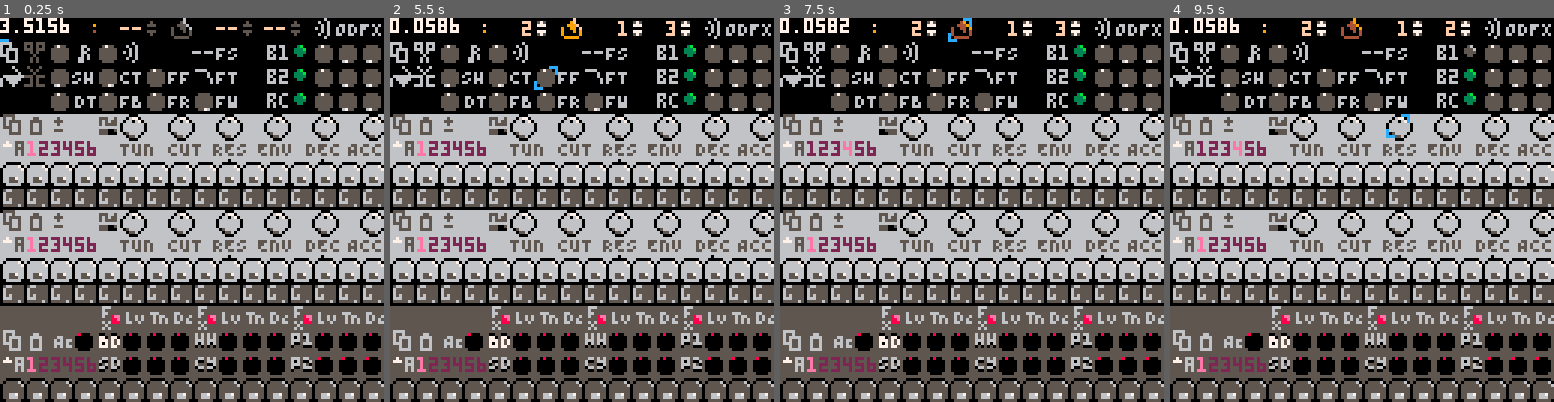
Above: before the commit, frames 1-4 (left to right).
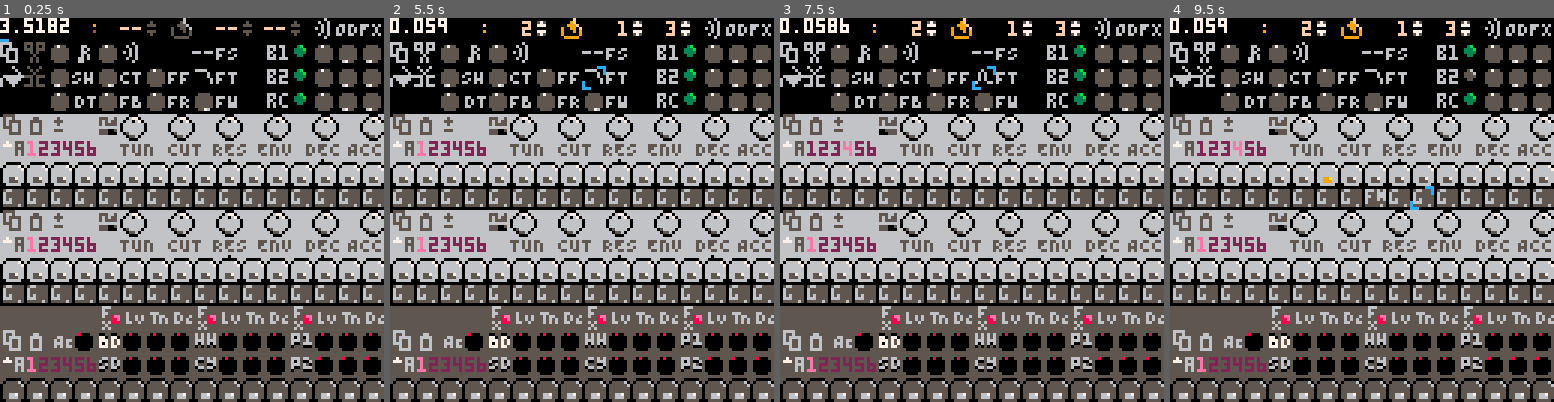
Above: after the commit, the same moments.

Repository: luchak/rp8
Game: PICO-8 cartridge pb-0x.p8
Same seed, same stepped clock (60 frames per second), same inputs: the game is played once before the commit and once after it.
Inputs:
- Up to frame 1 (0.25 s): no input
- Up to frame 2 (5.5 s): tap X (X key) at 0.33, 1.07, 1.85, 2.97, 4.08, 5.2 s; tap O (Z key) at 0.7, 1.7, 2.1, 2.5, 2.9, 3.3, 3.7, 4.1, 4.5, 4.9, 5.3 s; hold Right 1.6-2.1 s; hold Up 2.15-2.42 s; hold Right 2.47-3.03 s; hold Left 3.08-3.58 s; hold Down 3.63-3.97 s; hold Right 4.02-4.68 s; hold Up 4.73-5.03 s; hold Left from 5.08 s (still down)
- Up to frame 3 (7.5 s): release Left at 5.68 s; tap O (Z key) every 0.4 s from 5.7 to 7.3 s; hold Down 5.73-6.03 s; hold Right 6.08-6.58 s; tap X (X key) at 6.32, 7.43 s; hold Right 6.63-7.13 s; hold Up 7.18-7.45 s
- Up to frame 4 (9.5 s): hold Right 7.5-8.07 s; tap O (Z key) every 0.4 s from 7.7 to 9.3 s; hold Left 8.12-8.62 s; tap X (X key) at 8.55 s; hold Down 8.67-9 s; hold Right from 9.05 s (still down)

The runs differ from the first frame. In frame 1, less than 0.1% of the frame differs, in the area x 12-18%, y 0-4%; in frame 2, 0.2%; in frame 3, 0.4%; in frame 4, 0.6%, in the area x 12-80%, y 0-50%.

Commit message:
LP/BP control, some maybe-bad SVF tweaks

Diff:
--- a/pb-0x.p8
+++ b/pb-0x.p8
@@ -642,45 +642,49 @@
   gc=0.2,
   wet=1,
   fe=0,
+  bp=0,
   note=function(self,patch)
    --local q=1/(2*(1-res))
    --self.rc=1/(2*q)
-   local r
-   self.gc,r,self.wet=unpack_patch(patch,61,63)
+   -- configurable decay?
+   local r,bp
+   bp,self.gc,r,self.wet=unpack_patch(patch,60,63)
    self.rc=1-(r*0.98)
-   --self.fe=1
+   --self.fe=0.6
+   self.bp=(bp&0x0.02>0 and 1) or 0
   end,
   update=function(self,b,first,last)
-   local z1,z2,rc,gc,wet,fe=
+   local z1,z2,rc,gc,wet,fe,is_bp=
     self.z1,
     self.z2,
     self.rc,
     self.gc,
     self.wet,
-    self.fe
+    self.fe,
+    self.bp
    for i=first,last do
-    gc=min((self.gc+0x0.02+fe*0.6),1)*0.5
+    gc=min((self.gc+0x0.02+fe),1)*0.5
     local rrpg=2*rc+gc
     local hpn=1+gc*rrpg
     local inp=b[i]
-    local hp=(inp-rrpg*z1-z2)/hpn
-    local bp=hp*gc+z1
+    local hpgc=gc*(inp-rrpg*z1-z2)/hpn
+    local bp=hpgc+z1
     local lp=bp*gc+z2
-    z1=gc*hp+bp
-    z2=gc*bp+lp
+    z1=hpgc+bp
+    z2=bp*gc+lp
 
     -- why does this sound so
     -- much better oversampled??
     -- is it just that there's
     -- no frequency warping, or
     -- something else?
-    hp=(inp-rrpg*z1-z2)/hpn
-    bp=hp*gc+z1
+    hpgc=gc*(inp-rrpg*z1-z2)/hpn
+    bp=hpgc+z1
     lp=bp*gc+z2
-    z1=gc*hp+bp
-    z2=gc*bp+lp
-
-    b[i]=inp+wet*(bp-inp)
+    z1=hpgc+bp
+    z2=bp*gc+lp
+
+    b[i]=inp+wet*(lp+is_bp*(bp-lp)-inp)
     fe*=0.99
    end
    self.z1,self.z2,self.fe=z1,z2,fe
@@ -1056,10 +1060,11 @@
   function(state,val) state:_apply_diff(idx,val) end
 end
 
-function state_make_get_set_param_bool(idx)
+function state_make_get_set_param_bool(idx,bit)
+ local mask=1<<(bit or 7)
  return
-  function(state) return state.patch[idx]>0 end,
-  function(state,val) state:_apply_diff(idx,trn(val,128,0)) end
+  function(state) return (state.patch[idx]&mask)>0 end,
+  function(state,val) local old=state.patch[idx] state:_apply_diff(idx,trn(val,old|mask,old&(~mask))) end
 end
 
 function state_make_get_set(a,b)
@@ -1586,6 +1591,10 @@
  }]]) do
   hdial(unpack_split(s))
  end
+
+ ui:add_widget(
+  toggle_new(64,16,234,235,state_make_get_set_param_bool(60,0))
+ )
 
  for pt,ypc in pairs(parse[[{b0=8,b1=16,dr=24}]]) do
   local base_idx=syn_base_idx[pt]
